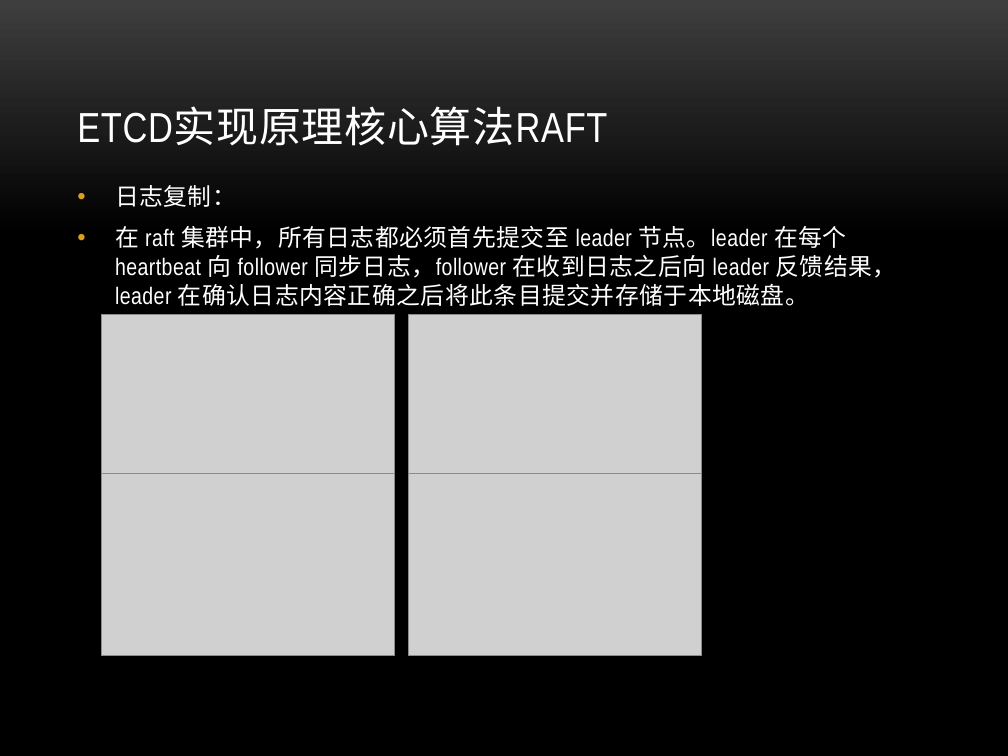
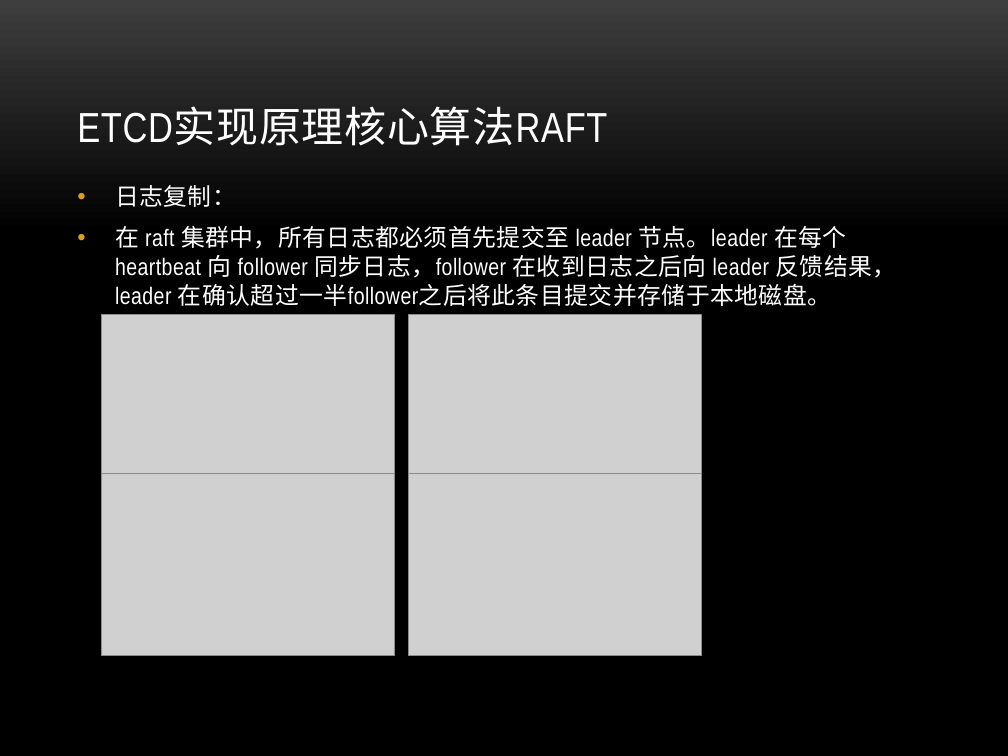
Before and after one commit to danielzheng/docs, a slide deck: slide 19 of etcd_slides/Etcd.pptx (slide 24 before the commit). Drawn at 1008x756 pixels with LibreOffice and Linux fonts; fonts in the diff are those of the drawing; grey boxes stand for pictures; background and template pictures are left out. Boxes give left, top, right and bottom in pixels: in the first picture for what was removed or moved away, otherwise in the second. Text is boxed around its words. In the diff, an @@ line names an element or a change of style, - is before the commit and + after.

Commit message:
update

```diff
--- a/etcd_slides/Etcd.pptx
+++ b/etcd_slides/Etcd.pptx
@@ text at bbox=[115, 226, 897, 306]: text changed @@
-• 在 raft 集群中，所有日志都必须首先提交至 leader 节点。leader 在每个 heartbeat 向 follower 同步日志，follower 在收到日志之后向 leader 反馈结果，leader 在确认日志内容正确之后将此条目提交并存储于本地磁盘。
+• 在 raft 集群中，所有日志都必须首先提交至 leader 节点。leader 在每个 heartbeat 向 follower 同步日志，follower 在收到日志之后向 leader 反馈结果，leader 在确认超过一半follower之后将此条目提交并存储于本地磁盘。
```
Also in this commit, not shown: 10 other slides changed, 3 slides added, 5 slides removed.
